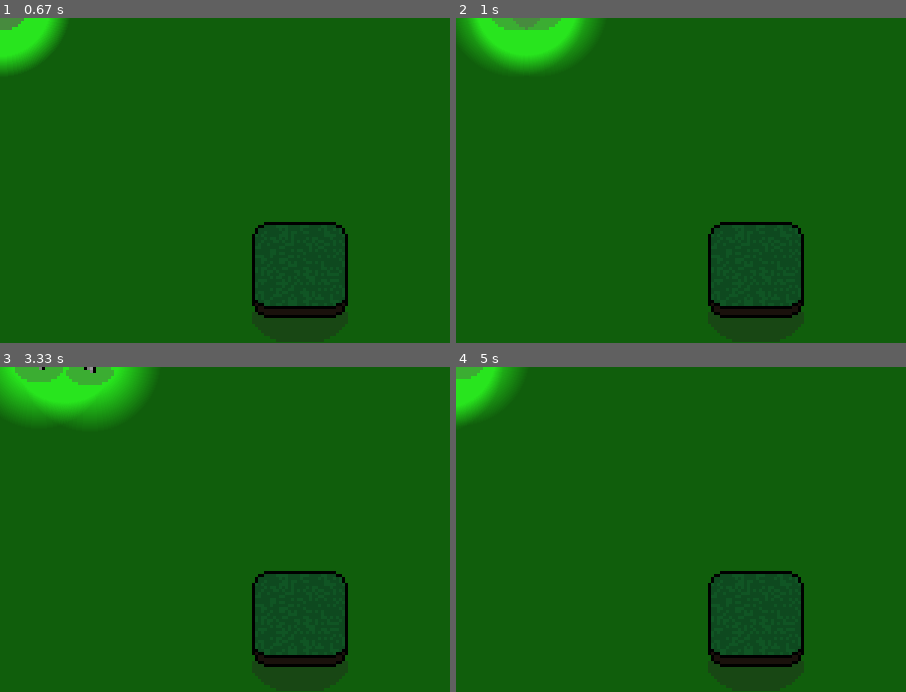
Above: before the commit, frames 1-4 (two rows, left to right).
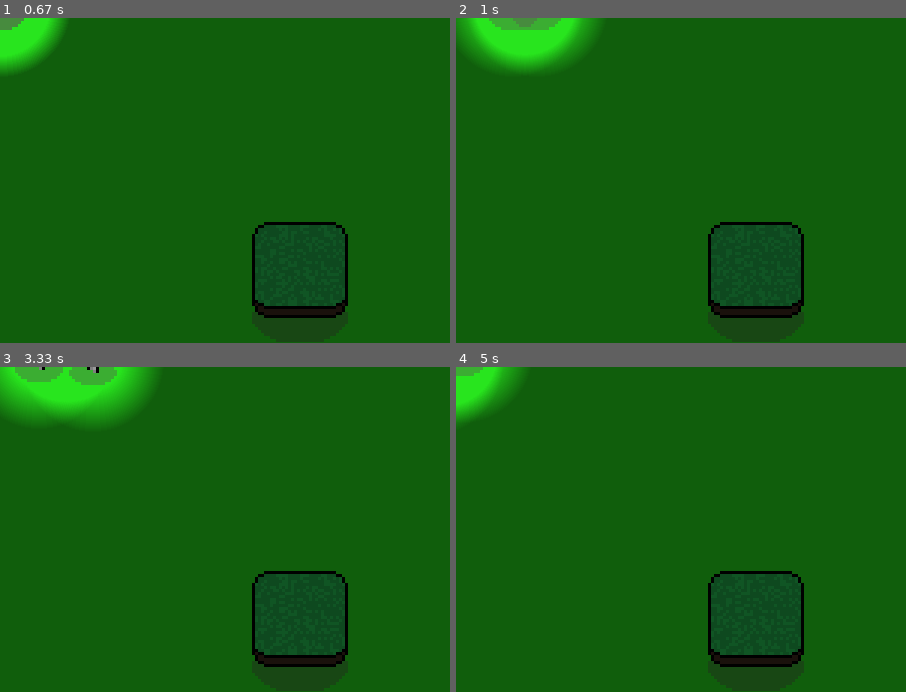
Above: after the commit, the same moments.

Repository: shaurya-sharma-dev/pygame-topdownengine
Game: pygame game, started from examples/lighting_system.py
The game is run twice, just before and just after one commit, with the same random seed, the same clock (stepped at 60 frames per second) and the same inputs.
Inputs (mouse positions are % of the whole screen's width and height, from its top left):
- Up to frame 1 (0.67 s): right-click (46, 54) at 0.38 s
- Up to frame 2 (1 s): hold D from 0.67 s (still down); move the mouse to (82, 47) at 0.7 s
- Up to frame 3 (3.33 s): release D at 1.13 s; hold W 1.17-1.47 s; hold S 2.57-2.87 s; hold A 2.9-3.3 s
- Up to frame 4 (5 s): hold W 3.33-3.7 s; hold S 4.4-4.77 s; hold A from 4.8 s (still down)
The pictures show only the part of the screen within x 0-50%, y 0-50%; the shares and areas given below are measured in that part.

Frame 1 is identical in both runs. In frame 2, less than 0.1% of the frame differs, in the area x 7-19%, y 0-4%; in frame 3, 0.1%, in the area x 14-26%, y 0-6%; in frame 4, less than 0.1%.

Commit message:
fix(examples): make the lighting system example have the correct window title.
Signed-off-by: Shaurya Sharma <65916881+shaurya-sharma-dev@users.noreply.github.com>

Diff:
--- a/examples/lighting_system.py
+++ b/examples/lighting_system.py
@@ -7,7 +7,7 @@
 game = tde.Game(
     screen_width=900,
     screen_height=650,
-    window_title="pygame-topdownengine Basic Usage Example",
+    window_title="pygame-topdownengine Lighting System Example",
     target_scale=3 # Add scale of three to make it more visible
 )
 game.bg_color = (40, 229, 30)
